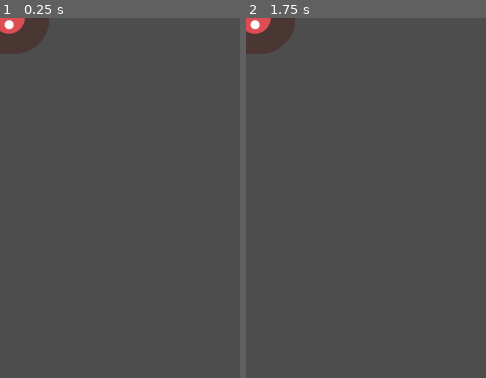
Above: before the commit, frames 1-2 (left to right).
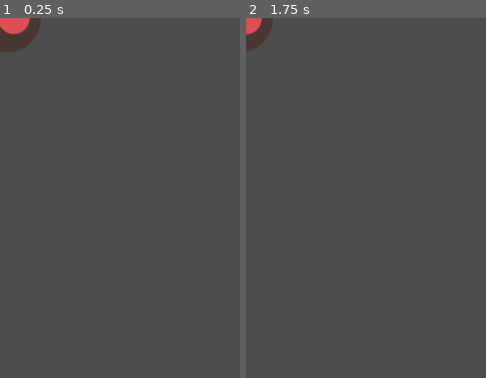
Above: after the commit, the same moments.

Repository: chaggle/study-first-2d
Game: Godot game, scene res://mod.tscn
Two runs of this game, one before a commit and one after it. Both use one fixed random seed, a clock stepped at 60 frames per second and the inputs below. The project has no main scene, so this scene is started directly.
Inputs:
- Up to frame 1 (0.25 s): no input
- Up to frame 2 (1.75 s): hold Right (move_right) 0.53-1.28 s; tap Enter at 1.25 s; hold Down (move_down) from 1.28 s (still down)
The pictures show only the part of the screen within x 0-50%, y 0-50%; the shares and areas given below are measured in that part.

The runs differ from the first frame. In frame 1, 0.6% of the frame differs, in the area x 0-21%, y 0-10%; in frame 2, 1.2%.

Commit message:
feat: add mod.gd and change mod.tscn to set animation scene

Diff:
--- /dev/null
+++ b/mod.gd
@@ -0,0 +1,15 @@
+extends RigidBody2D
+
+
+# Called when the node enters the scene tree for the first time.
+func _ready() -> void:
+	var mob_types = Array($AnimatedSprite2D.sprite_frames.get_animation_names())
+	$AnimatedSprite2D.animation = mob_types.pick_random()
+	$AnimatedSprite2D.play()
+
+# Called every frame. 'delta' is the elapsed time since the previous frame.
+func _process(delta: float) -> void:
+	pass
+
+func _on_visible_on_screen_notifier_2d_screen_exited():
+	queue_free()
--- a/mod.tscn
+++ b/mod.tscn
@@ -1,5 +1,6 @@
 [gd_scene format=3 uid="uid://bq5073nyp5k1v"]
 
+[ext_resource type="Script" uid="uid://ctsqa0nyax4ri" path="res://mod.gd" id="1_p338d"]
 [ext_resource type="Texture2D" uid="uid://dsqqnxcttiqdx" path="res://art/enemyFlyingAlt_1.png" id="1_rq3rc"]
 [ext_resource type="Texture2D" uid="uid://d2eca42dnmyqw" path="res://art/enemyFlyingAlt_2.png" id="2_p338d"]
 [ext_resource type="Texture2D" uid="uid://e8bchhj4gcl4" path="res://art/enemySwimming_1.png" id="3_oaw6m"]
@@ -49,6 +50,7 @@
 
 [node name="Mod" type="RigidBody2D" unique_id=1346999314]
 gravity_scale = 0.0
+script = ExtResource("1_p338d")
 metadata/_edit_group_ = true
 
 [node name="AnimatedSprite2D" type="AnimatedSprite2D" parent="." unique_id=1954897788]
Not shown, added: mod.gd.uid
